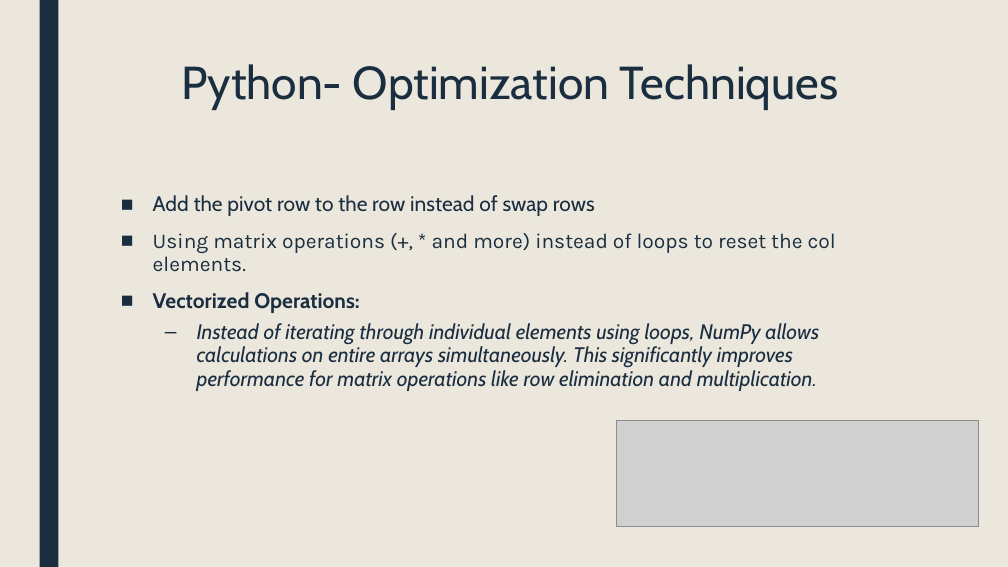
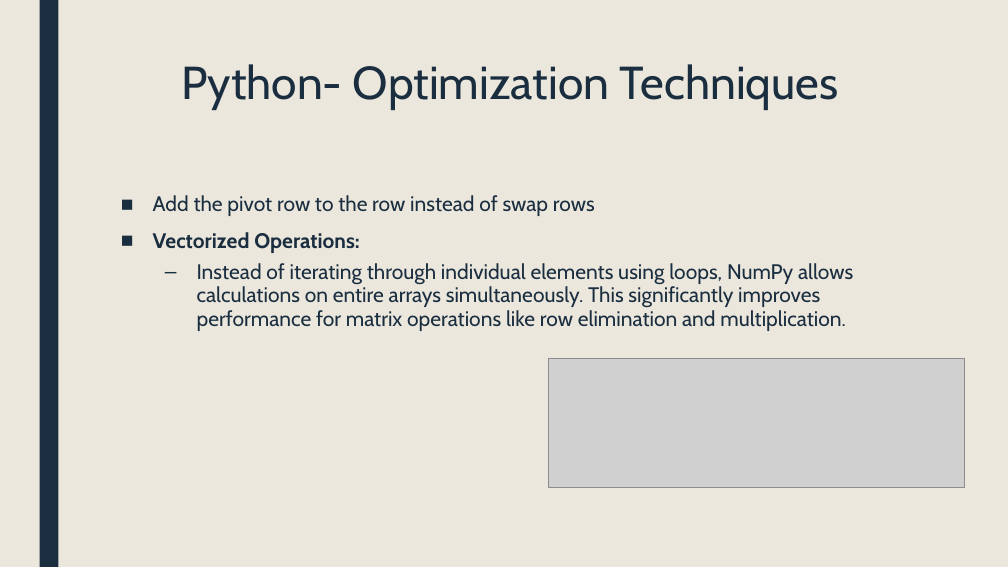
Before and after one commit to VitalMarciano/Matrix-methods, a slide deck: slide 6 of Matrix_Properties_Algorithms[1].pptx. Drawn at 1008x567 pixels with LibreOffice and Linux fonts; fonts in the diff are those of the drawing; grey boxes stand for pictures. Boxes give left, top, right and bottom in pixels: in the first picture for what was removed or moved away, otherwise in the second. Text is boxed around its words. In the diff, an @@ line names an element or a change of style, - is before the commit and + after.

```diff
--- a/Matrix_Properties_Algorithms[1].pptx
+++ b/Matrix_Properties_Algorithms[1].pptx
@@ text at (153,233,836,272): paragraph removed @@
-■ Using matrix operations (+, * and more) instead of loops to reset the col elements.
@@ text at (197,263,853,331): italic off in "Instead of iterating through individual elements using ..." @@
@@ picture: place and size @@
-picture at (617,421,979,527)
+picture at (548,358,965,488)
```
Also in this commit, not shown: 9 other slides changed, 1 slide added, 2 other files.
